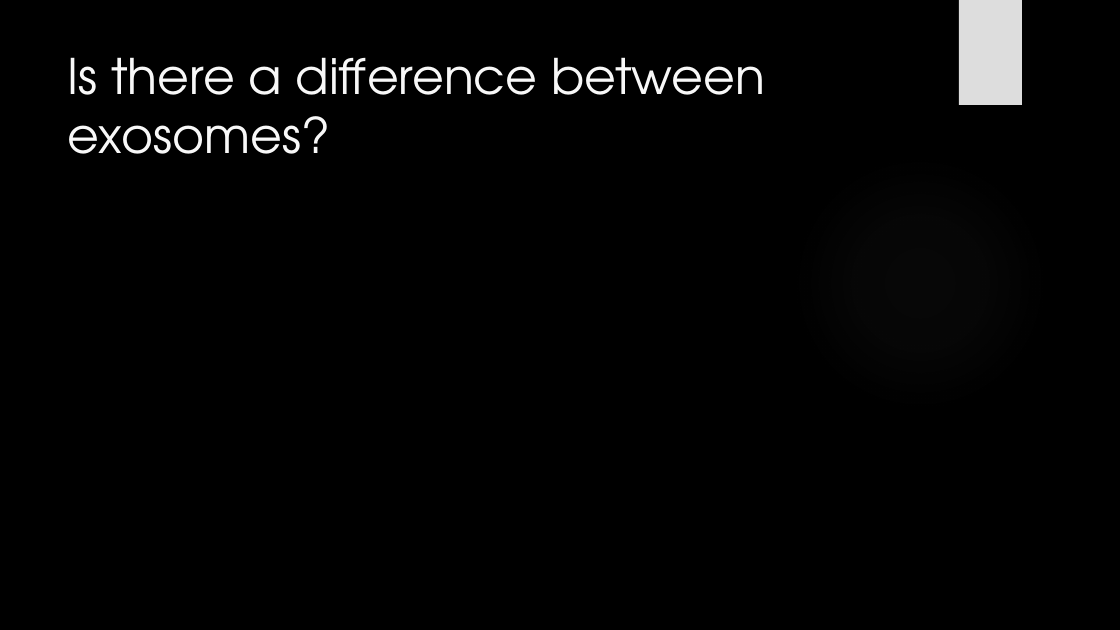
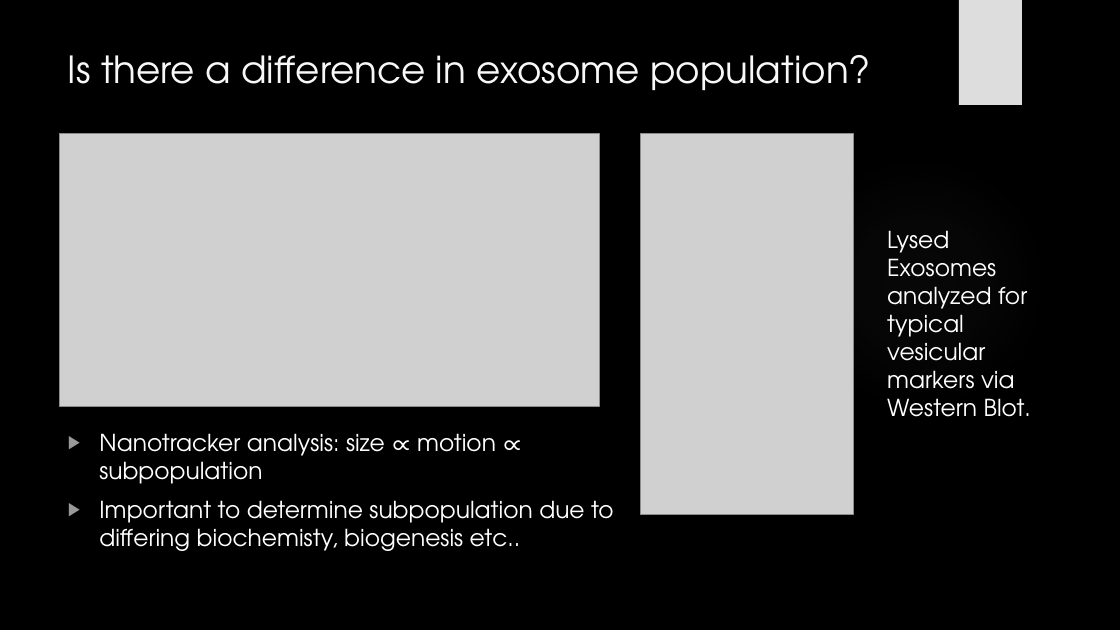
Before and after one commit to HarleyRobinson/Honours2, a slide deck: slide 6 of BackgroundInfo/JCslides.pptx (slide 7 before the commit). Drawn at 1120x630 pixels with LibreOffice and Linux fonts; fonts in the diff are those of the drawing; grey boxes stand for pictures; background and template pictures are left out. Boxes give left, top, right and bottom in pixels: in the first picture for what was removed or moved away, otherwise in the second. Text is boxed around its words. In the diff, an @@ line names an element or a change of style, - is before the commit and + after.

```diff
--- a/BackgroundInfo/JCslides.pptx
+++ b/BackgroundInfo/JCslides.pptx
@@ title at (68, 55, 870, 91): text changed; size 42 to 32 pt @@
-Is there a difference between exosomes?
+Is there a difference in exosome population?
@@ picture added at (60, 134, 600, 407) @@
@@ picture added at (640, 134, 853, 515) @@
@@ text added at (887, 230, 1031, 417), 20 pt, text #FFFFFF @@
+Lysed Exosomes analyzed for typical vesicular markers via Western Blot.
@@ text added at (99, 433, 614, 551), 20 pt, text #FFFFFF @@
+▶ Nanotracker analysis: size ∝ motion ∝ subpopulation
+▶ Important to determine subpopulation due to differing biochemisty, biogenesis etc..
```
Also in this commit, not shown: 3 other slides changed, 1 slide added, 2 slides removed, 1 other file.
